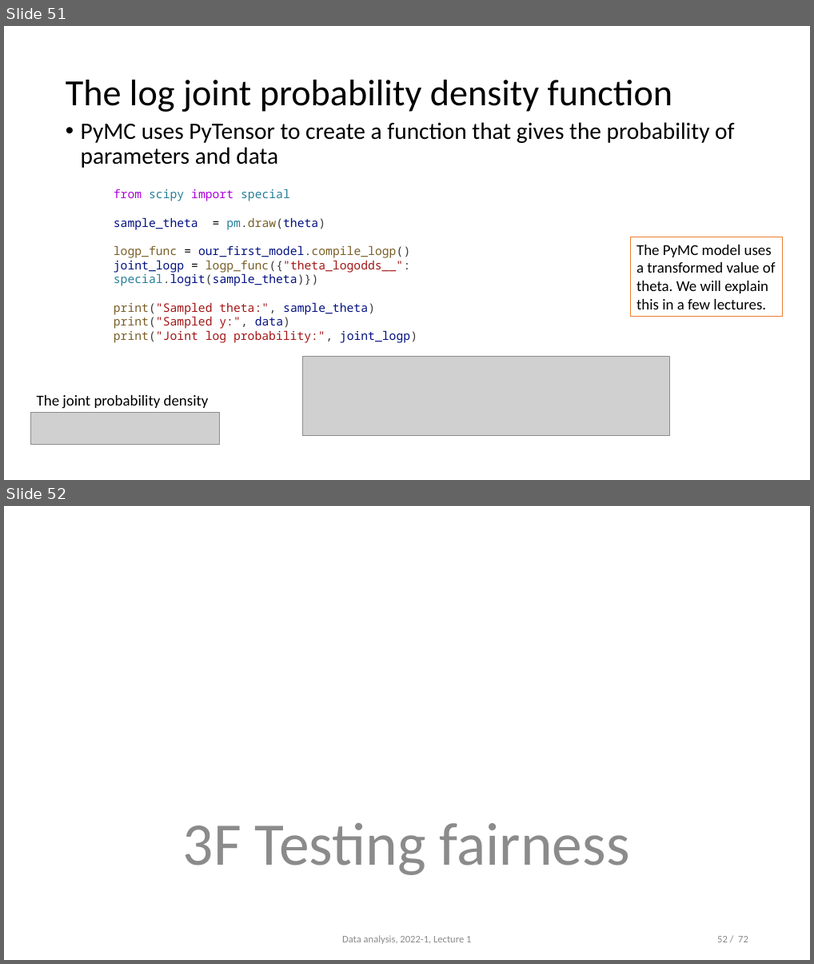
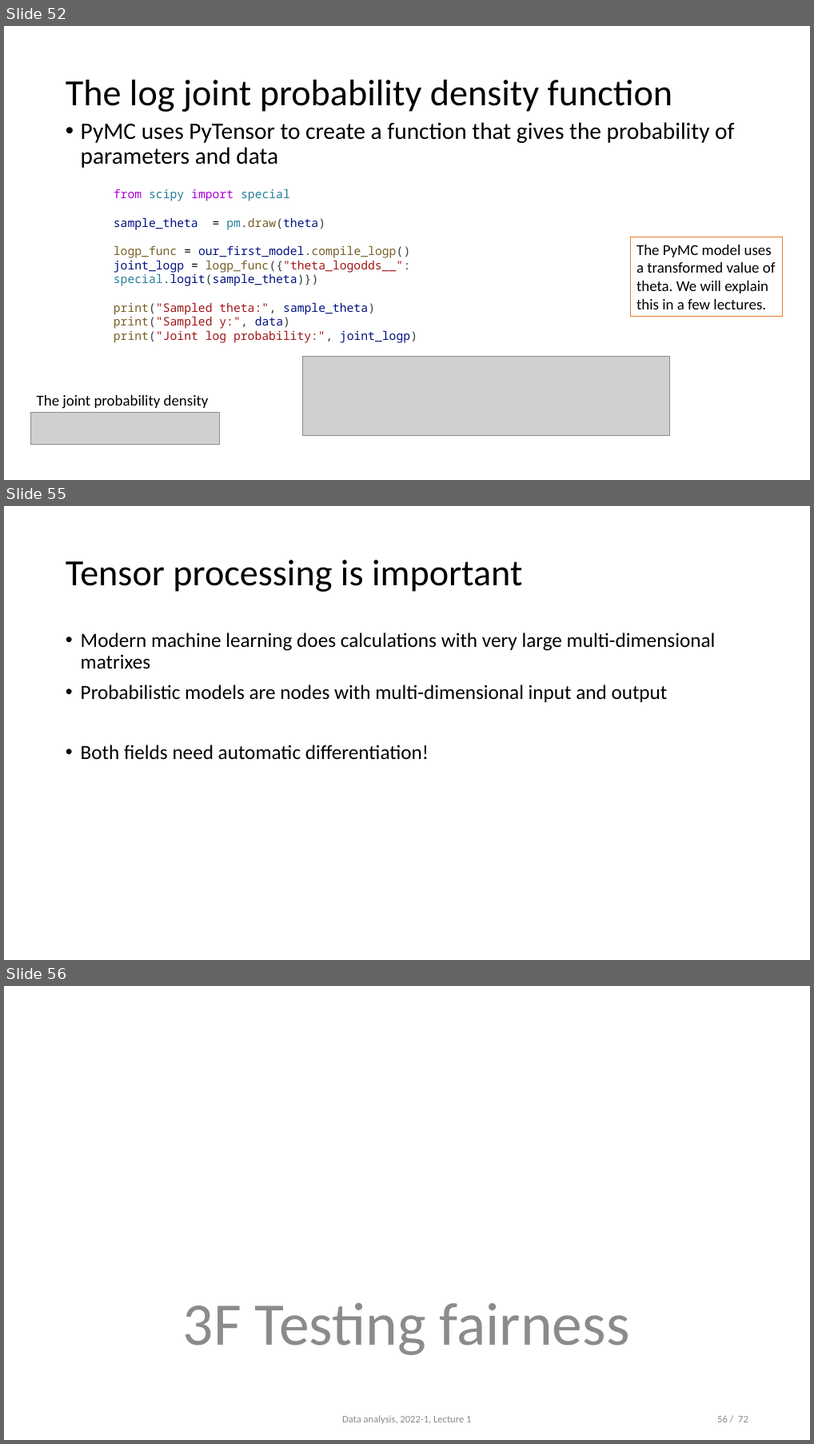
Before and after one commit to opherdonchin/StatisticalComputationAndAnalysis, a slide deck: Lectures/Lecture 3 PyMC and Sampling.pptx. Shown one above the other, each under a label of ours: slides 51 and 52 before the commit, slides 52, 55 and 56 after it; the slides between them are not shown. The pictures are 814x964 and 814x1444 pixels, drawn with LibreOffice and Linux fonts; fonts in the diff are those of the drawing; grey boxes stand for pictures. Boxes give left, top, right and bottom in pixels: in the first picture for what was removed or moved away, otherwise in the second. Text is boxed around its words. In the diff, an @@ line names an element or a change of style, - is before the commit and + after.

```diff
--- a/Lectures/Lecture 3 PyMC and Sampling.pptx
+++ b/Lectures/Lecture 3 PyMC and Sampling.pptx
@@ slide 55 added at (x1=4, y1=506, x2=810, y2=960), background #FFFFFF @@
@@ title added at (x1=66, y1=560, x2=523, y2=592), 44 pt, text #000000 @@
+Tensor processing is important
@@ text added at (x1=81, y1=632, x2=716, y2=760), 24 pt, text #000000 @@
+• Modern machine learning does calculations with very large multi-dimensional matrixes
+• Probabilistic models are nodes with multi-dimensional input and output
+• Both fields need automatic differentiation!
@@ what was slide 51 is now slide 52 @@
@@ what was slide 52 is now slide 56 @@
@@ page number at (x1=718, y1=1415, x2=749, y2=1422): text changed @@
-52 / 72
+56 / 72
```
Also in this commit, not shown: 1 slide changed, 3 other slides added.
